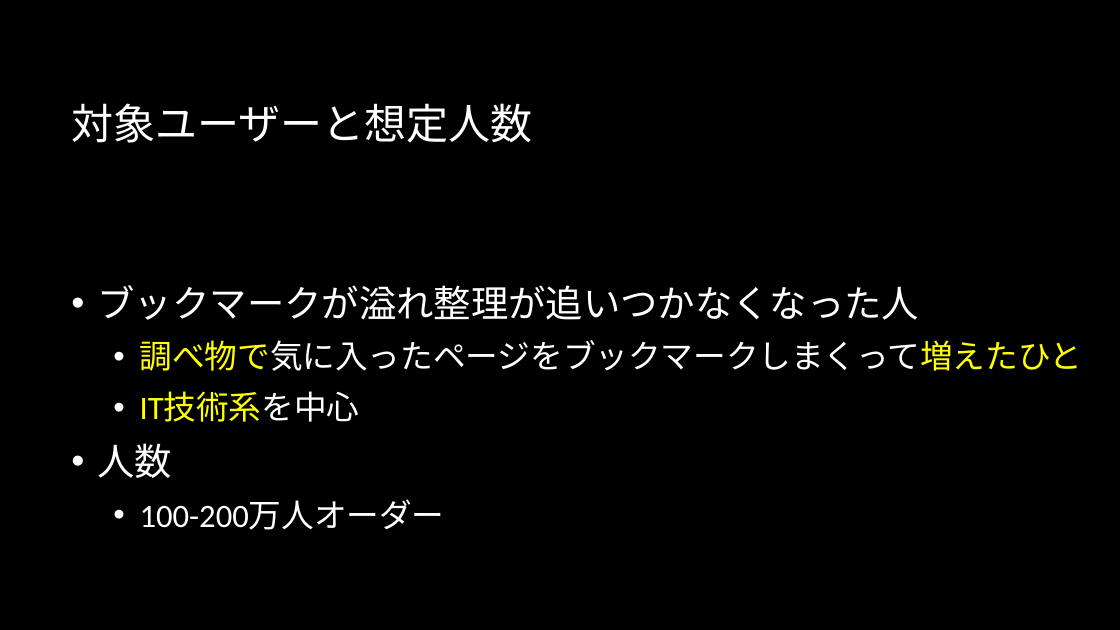
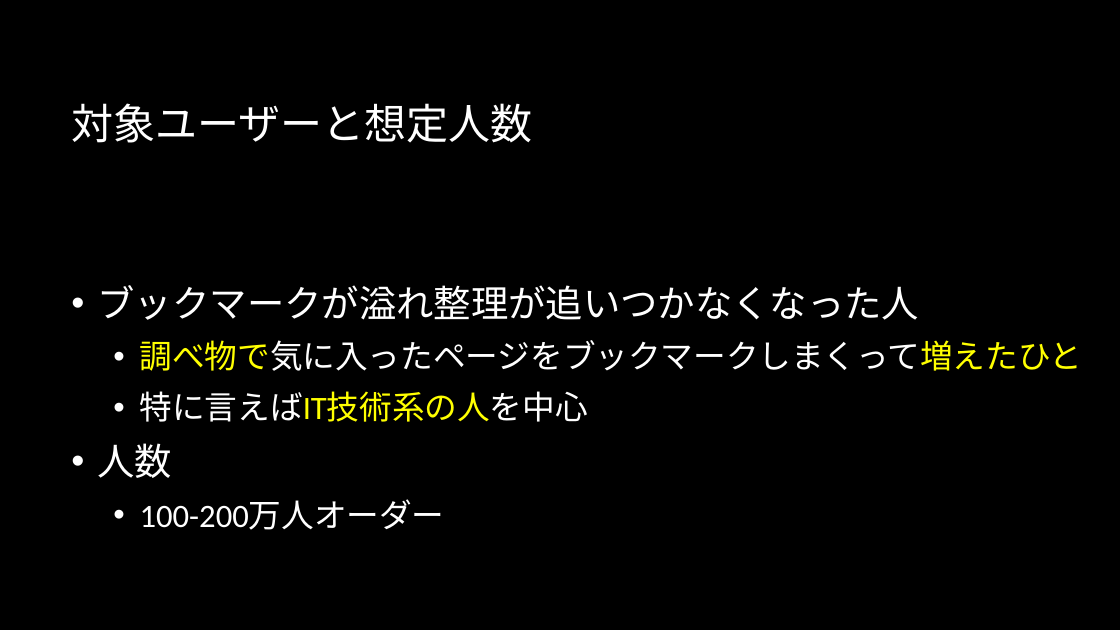
Before and after one commit to Sorarinu/ProjectP2016_F, a slide deck: slide 8 of production-idea/中間発表.pptx (slide 7 before the commit). Drawn at 1120x630 pixels with LibreOffice and Linux fonts; fonts in the diff are those of the drawing; background and template pictures are left out. Boxes give left, top, right and bottom in pixels: in the first picture for what was removed or moved away, otherwise in the second. Text is boxed around its words. In the diff, an @@ line names an element or a change of style, - is before the commit and + after.

```diff
--- a/production-idea/中間発表.pptx
+++ b/production-idea/中間発表.pptx
@@ text at box(140, 391, 588, 422): text changed; text colour #FFFF00 to #FFFFFF @@
-  • IT技術系を中心
+  • 特に言えばIT技術系の人を中心
```
Also in this commit, not shown: 8 other slides changed, 1 slide added.
